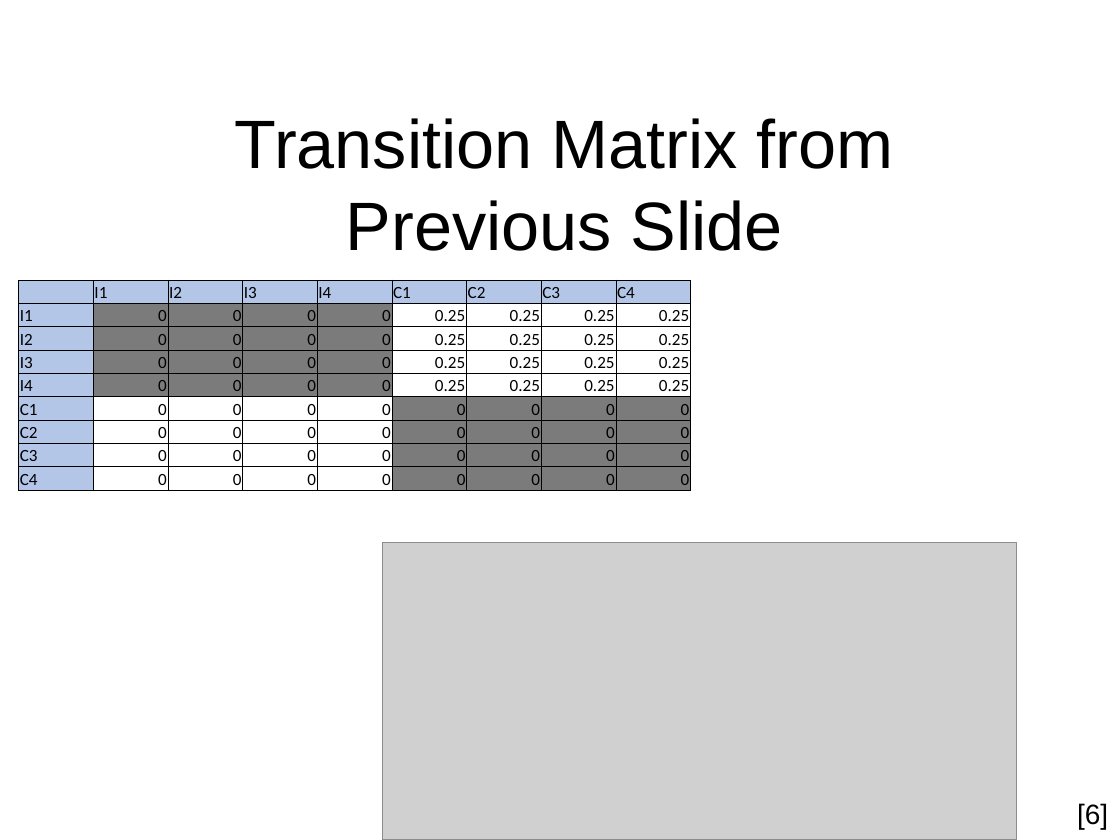
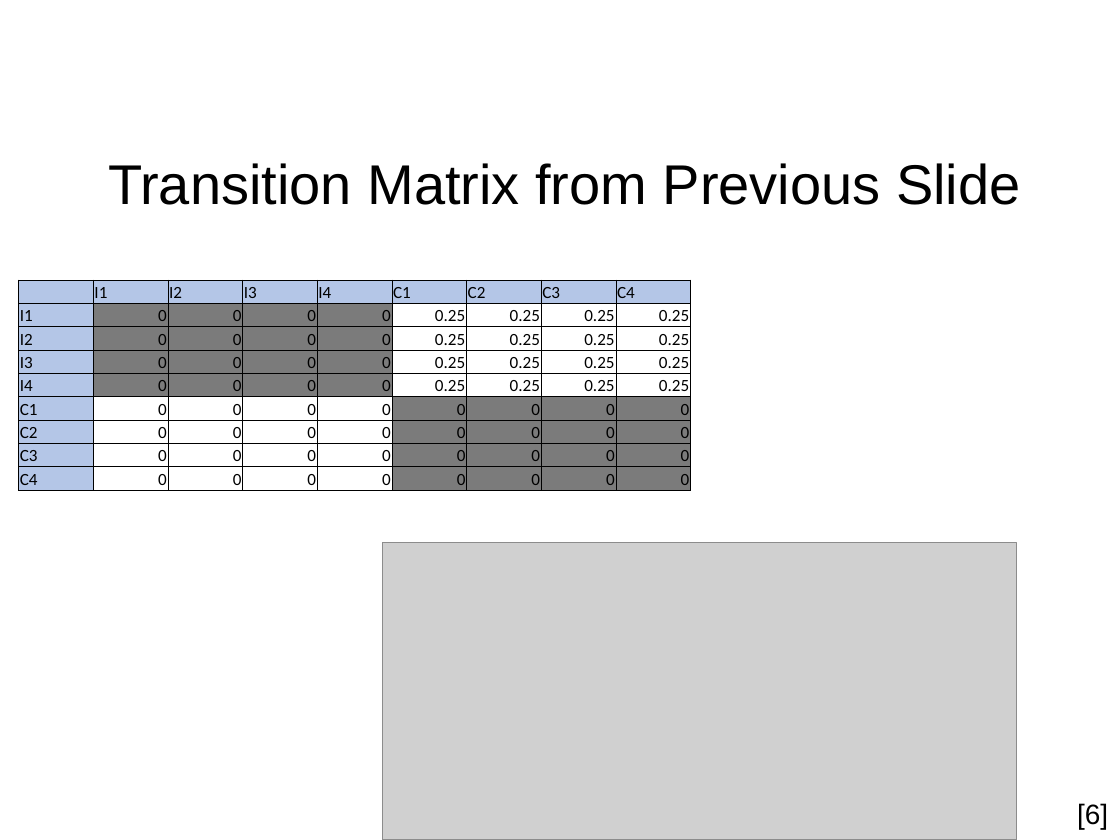
Before and after one commit to nicomp42/CS7081Spring2016Group01FinalProject, a slide deck: slide 4 of Team 01 Final Project.pptx. Drawn at 1120x840 pixels with LibreOffice and Linux fonts; fonts in the diff are those of the drawing; grey boxes stand for pictures; background and template pictures are left out. Boxes give left, top, right and bottom in pixels: in the first picture for what was removed or moved away, otherwise in the second. Text is boxed around its words. In the diff, an @@ line names an element or a change of style, - is before the commit and + after.

```diff
--- a/Team 01 Final Project.pptx
+++ b/Team 01 Final Project.pptx
@@ title "Transition Matrix from Previous Slide" at [108,163,1020,205]: size 44 to 36 pt @@
```
Also in this commit, not shown: 2 other slides changed, 2 slides added, 1 other file.
